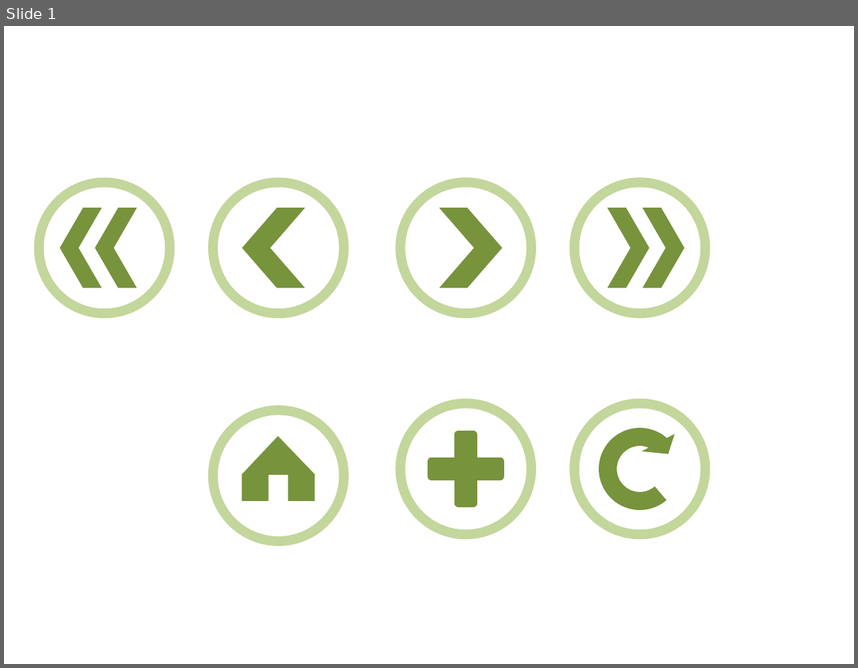
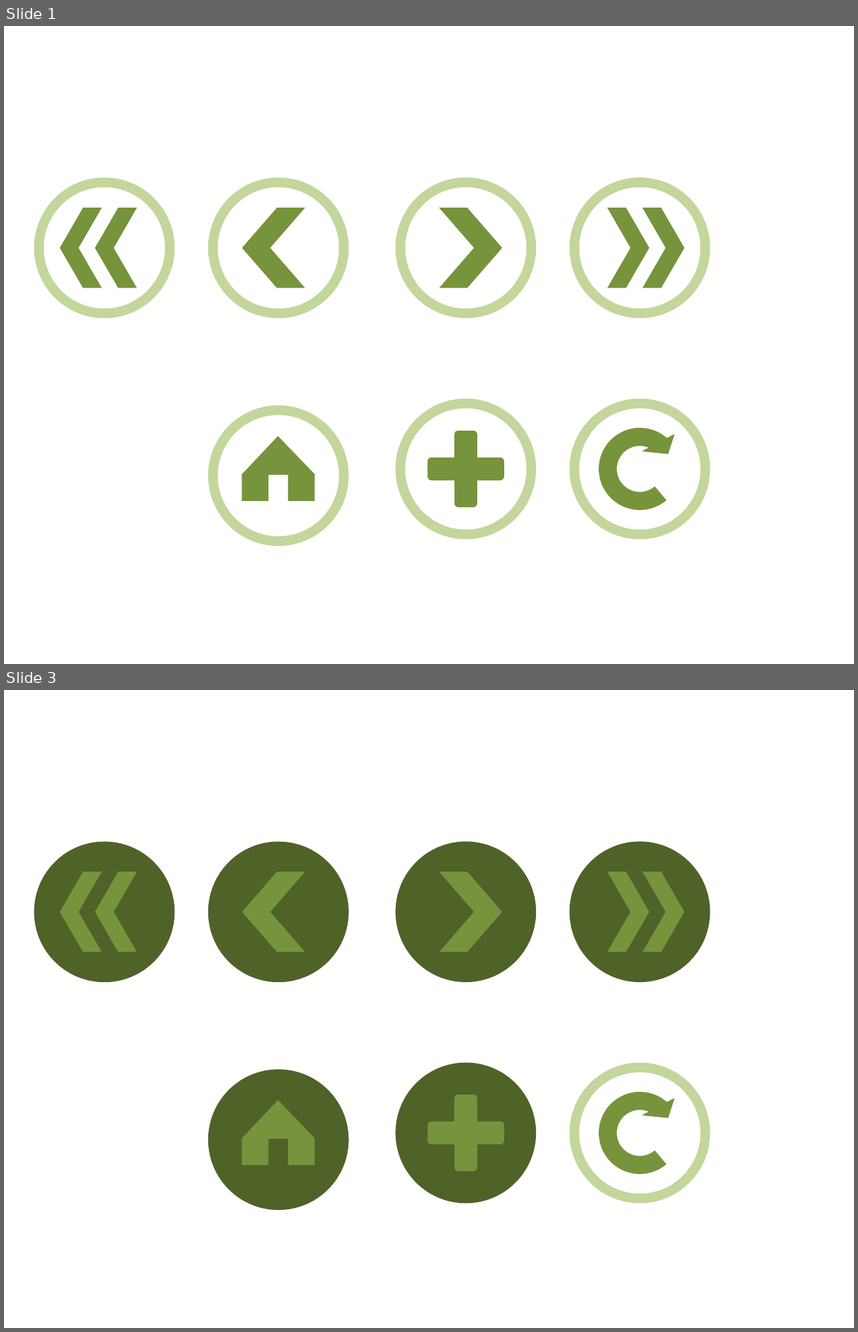
Before and after one commit to Hoyas40/LSH, a slide deck: Data/icon.pptx. Shown one above the other, each under a label of ours: slide 1 before the commit, slides 1 and 3 after it; the slides between them are not shown. The pictures are 858x668 and 858x1332 pixels, drawn with LibreOffice and Linux fonts; fonts in the diff are those of the drawing. Boxes give left, top, right and bottom in pixels: in the first picture for what was removed or moved away, otherwise in the second. Text is boxed around its words. In the diff, an @@ line names an element or a change of style, - is before the commit and + after.

```diff
--- a/Data/icon.pptx
+++ b/Data/icon.pptx
@@ slide 3 added at <box>4,690,854,1328</box>, background #FFFFFF @@
@@ ellipse added at <box>208,841,348,982</box>, fill #4F6228 @@
@@ ellipse added at <box>218,851,340,973</box>, fill #4F6228 @@
@@ ellipse added at <box>396,841,536,982</box>, fill #4F6228 @@
@@ ellipse added at <box>406,851,527,973</box>, fill #4F6228 @@
@@ group added at <box>34,841,174,982</box>: 2 ellipses, 2 chevrons @@
@@ chevron added at <box>242,872,305,952</box>, fill #77933C @@
@@ chevron added at <box>439,872,502,952</box>, fill #77933C @@
@@ group added at <box>569,841,710,982</box>: 2 ellipses, 2 chevrons @@
@@ ellipse added at <box>569,1063,710,1203</box>, fill #C3D69B @@
@@ ellipse added at <box>579,1072,701,1193</box>, fill #FFFFFF @@
@@ circular arrow added at <box>589,1082,690,1183</box>, fill #77933C @@
@@ group added at <box>396,1063,536,1203</box>: 2 ellipses, 2 rounded rectangles @@
@@ group added at <box>208,1069,348,1210</box>: 2 ellipses, 2 rectangles, 1 triangle @@
```
Also in this commit, not shown: 1 other slide added, 27 other files.
